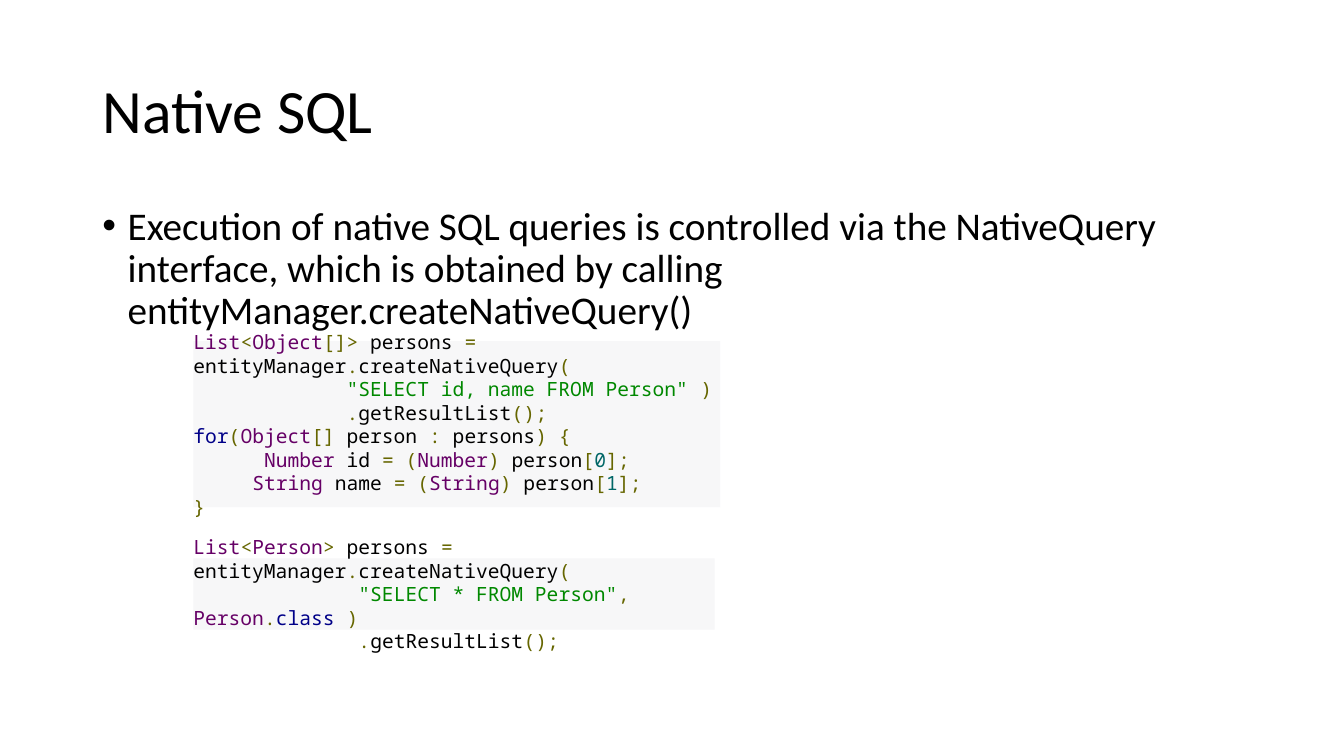
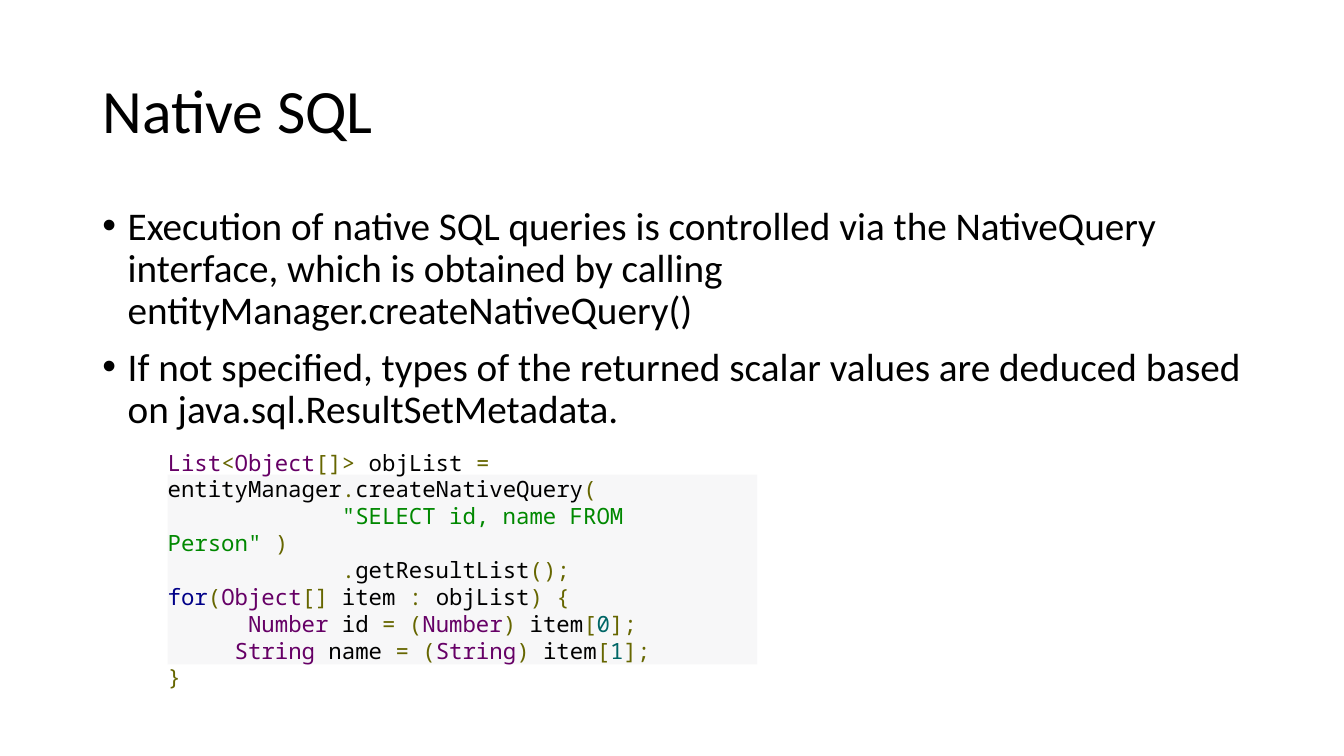
Before and after one commit to lawren43/mytest-repo, a slide deck: slide 19 of test-springmvc/doc/2.JPA Programming.pptx (slide 20 before the commit). Drawn at 1344x756 pixels with LibreOffice and Linux fonts; fonts in the diff are those of the drawing. Boxes give left, top, right and bottom in pixels: in the first picture for what was removed or moved away, otherwise in the second. Text is boxed around its words. In the diff, an @@ line names an element or a change of style, - is before the commit and + after.

```diff
--- a/test-springmvc/doc/2.JPA Programming.pptx
+++ b/test-springmvc/doc/2.JPA Programming.pptx
@@ text at [128,353,1241,430]: paragraph added @@
+• If not specified, types of the returned scalar values are deduced based on java.sql.ResultSetMetadata.
@@ rectangle "List<Object[]> objList = entityManager.createNativeQuery(": place and size @@
-rectangle "List<Object[]> objList = entityManager.createNativeQuery(" at [194,341,721,507]
+rectangle "List<Object[]> objList = entityManager.createNativeQuery(" at [167,475,757,664]
@@ text in rectangle at [168,454,597,503]: text changed; size 14 to 16 pt @@
-List<Object[]> persons = entityManager.createNativeQuery(
+List<Object[]> objList = entityManager.createNativeQuery(
@@ text in rectangle at [168,507,624,584]: size 14 to 16 pt in ""SELECT id, name FROM Person" )", ".getResultList();", "}" @@
@@ rectangle removed at [194,559,715,630] @@
-List<Person> persons = entityManager.createNativeQuery(
-"SELECT * FROM Person", Person.class )
-.getResultList();
@@ text in rectangle at [168,588,650,664]: text changed; size 14 to 16 pt; text colour #000000 to #660066 @@
-for(Object[] person : persons) {
-Number id = (Number) person[0];
-String name = (String) person[1];
+for(Object[] item : objList) {
+Number id = (Number) item[0];
+String name = (String) item[1];
```
Also in this commit, not shown: 5 other slides changed, 5 slides added, 5 slides removed, 8 other files.
